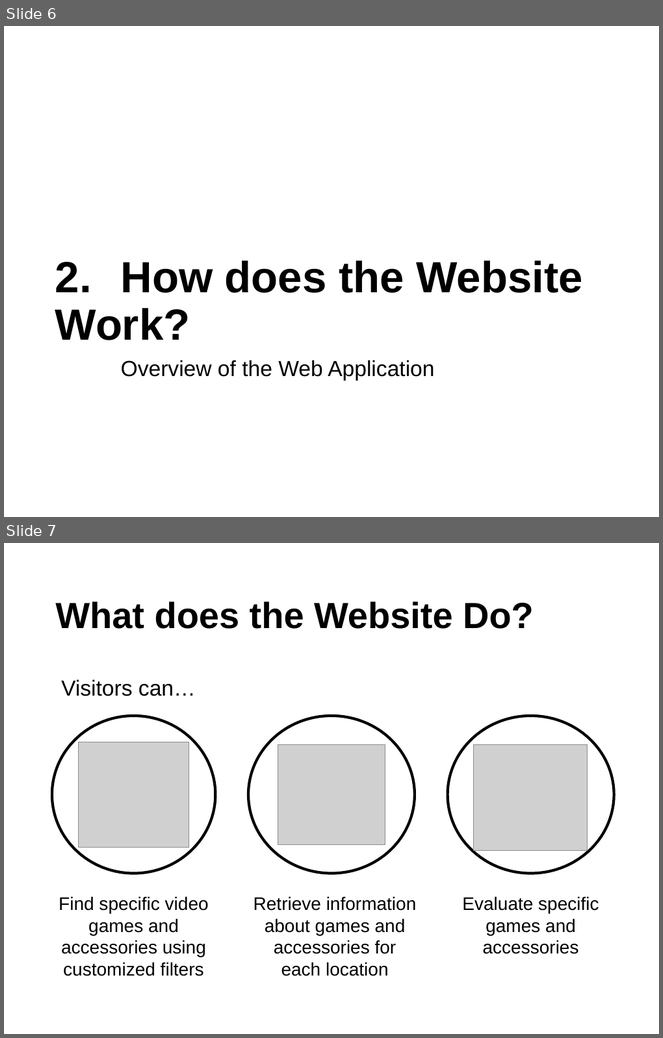
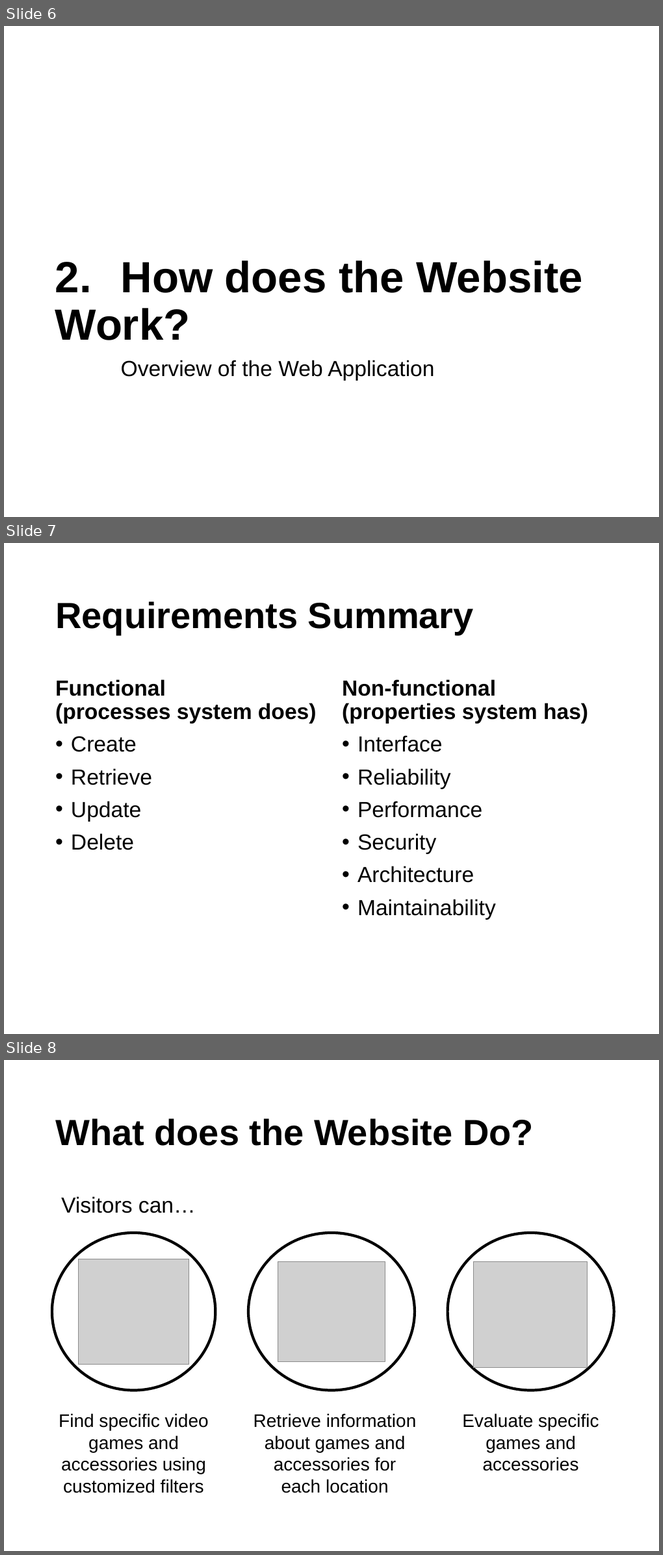
Before and after one commit to zahir-firoze/MIE350Proj, a slide deck: Project Presentation/MIE350 - Project Presentation.ppt. Shown one above the other, each under a label of ours: slides 6 and 7 before the commit, slides 6, 7 and 8 after it. The pictures are 663x1038 and 663x1555 pixels, drawn with LibreOffice and Linux fonts; fonts in the diff are those of the drawing; grey boxes stand for pictures. Boxes give left, top, right and bottom in pixels: in the first picture for what was removed or moved away, otherwise in the second. Text is boxed around its words. In the diff, an @@ line names an element or a change of style, - is before the commit and + after.

Commit message:
Additional Changes
Added a requirements slide

```diff
--- a/Project Presentation/MIE350 - Project Presentation.ppt
+++ b/Project Presentation/MIE350 - Project Presentation.ppt
@@ slide 7 added at [4,543,659,1034], background #FFFFFF @@
@@ title added at [55,601,474,635], 40 pt, text #000000, bold @@
+Requirements Summary
@@ text added at [55,679,317,850], 24 pt, text #000000, bold @@
+Functional (processes system does)
+• Create
+• Retrieve
+• Update
+• Delete
@@ text added at [342,679,588,920], 24 pt, text #000000 @@
+Non-functional (properties system has)
+• Interface
+• Reliability
+• Performance
+• Security
+• Architecture
+• Maintainability
@@ what was slide 7 is now slide 8 @@
```
Also in this commit, not shown: 3 slides changed.
